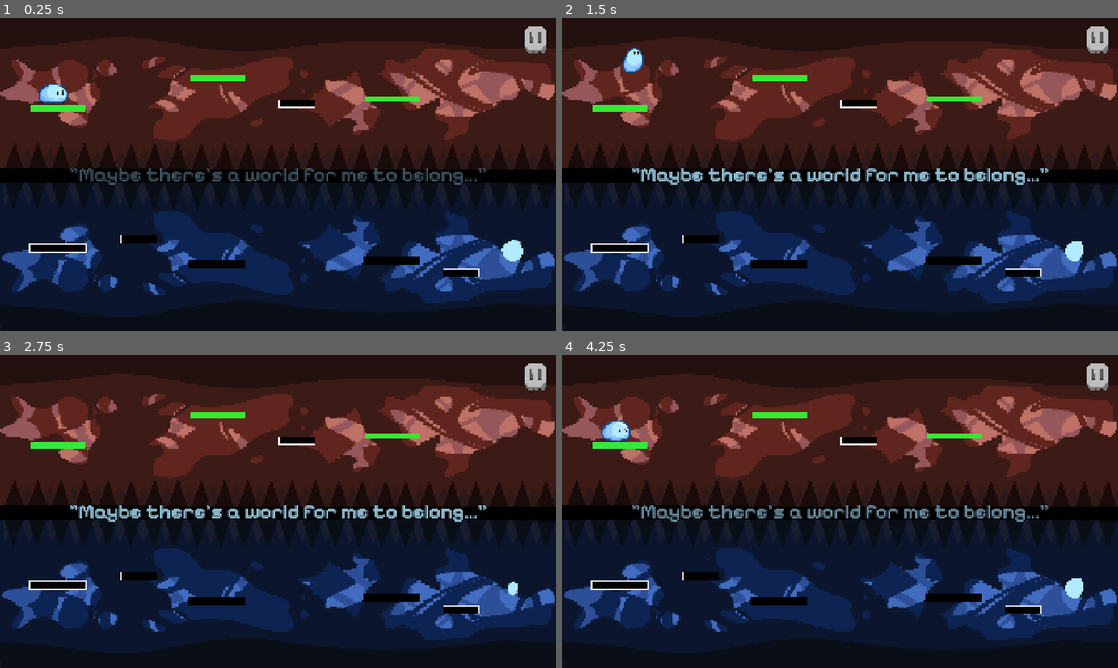
Above: before the commit, frames 1-4 (two rows, left to right).
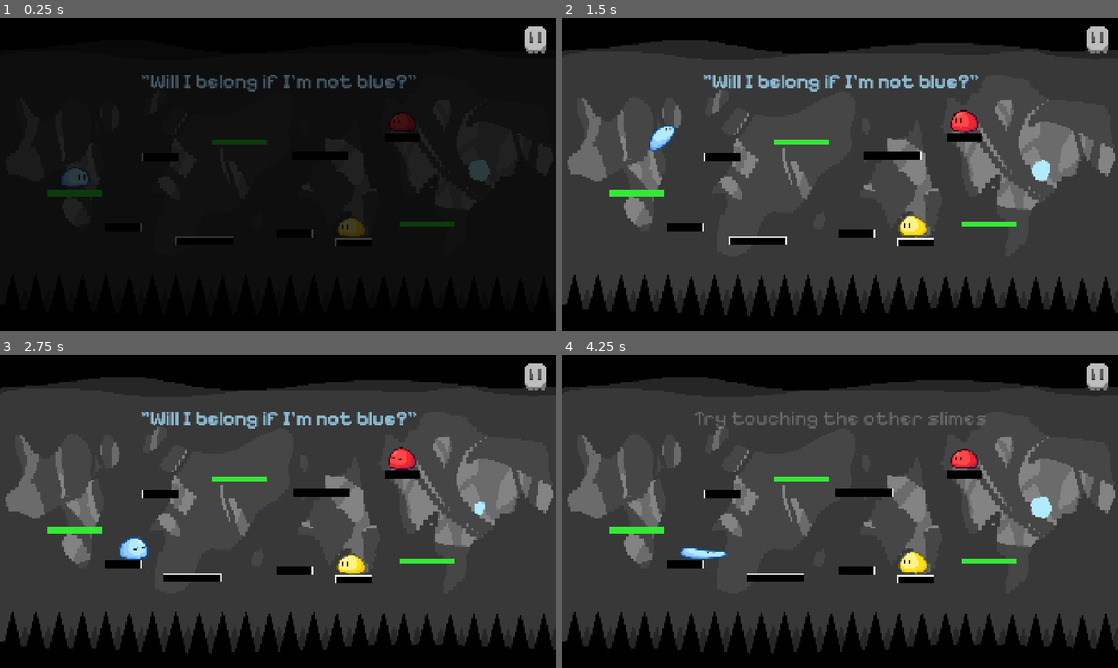
Above: after the commit, the same moments.

Repository: JianiLi98/Blue-Haven
Game: Godot game, scene res://scenes/Main2.tscn
Same seed, same stepped clock (60 frames per second), same inputs: the game is played once before the commit and once after it. Before the commit the project starts from res://scenes/Main3.tscn.
Inputs:
- Up to frame 1 (0.25 s): no input
- Up to frame 2 (1.5 s): hold Space (jump) 0.53-1.28 s; hold Up (ui_up) from 0.53 s (still down); tap Space (jump) at 1.35 s
- Up to frame 3 (2.75 s): tap Space (jump) at 1.52, 1.82 s; release Up (ui_up) at 2.03 s; hold Down (ui_down) from 2.03 s (still down); hold Space (jump) from 2.03 s (still down)
- Up to frame 4 (4.25 s): release Down (ui_down) at 2.78 s; release Space (jump) at 2.78 s; hold Up (ui_up) from 2.78 s (still down); tap Space (jump) at 2.85, 3.02, 3.32 s; hold Space (jump) from 3.53 s (still down)

The runs differ from the first frame. In frame 1, 80% of the frame differs, in the area x 0-100%, y 0-100%; in frame 2, 90%; in frame 3, 90%; in frame 4, 90%.

Commit message:
modify control lock for slime switch

Diff:
--- a/project.godot
+++ b/project.godot
@@ -11,7 +11,7 @@
 [application]
 
 config/name="Slime-Go"
-run/main_scene="uid://cf5o6l0snnfjl"
+run/main_scene="uid://c4y3o5dfbpjdw"
 config/features=PackedStringArray("4.4", "Forward Plus")
 config/icon="res://icon.svg"
 
--- a/scenes/switch.gd
+++ b/scenes/switch.gd
@@ -1,6 +1,6 @@
 extends Area2D
 
-@export var target_anim: StringName = &"purple"   # 撞红→紫
+@export var target_anim: StringName = &"purple"   # 撻红→紫
 @export var effect_anim: StringName = &"color"
 @export var hide_player_during_fx := true
 @export var delay_seconds := 2
@@ -25,6 +25,8 @@
 		fx.animation_finished.connect(_on_fx_done)
 
 func _on_enter(b: Node) -> void:
+	if _done:
+		return
 
 	if not b.has_method("set_idle_palette"):
 		push_warning("body 没有 set_idle_palette(): %s" % b.name)
@@ -34,14 +36,28 @@
 
 	player = b
 	shape.disabled = true
+
+	# 锁定玩家控制（播放特效期间禁止一切操作）
+	if player.has_method("lock_controls"):
+		player.call("lock_controls", true)
+
 	if vis:
 		vis.visible = false
 	if hide_player_during_fx:
 		player.visible = false
 
-	reappear_pos = (player as Node2D).global_position
+	var n2d := player as Node2D
+	if n2d:
+		reappear_pos = n2d.global_position
+	else:
+		reappear_pos = global_position
 
-	if fx and fx.sprite_frames and fx.sprite_frames.has_animation(effect_anim):
+	var has_color_fx := false
+	if fx and fx.sprite_frames:
+		if fx.sprite_frames.has_animation(effect_anim):
+			has_color_fx = true
+
+	if has_color_fx:
 		fx.sprite_frames.set_animation_loop(effect_anim, true)
 		fx.global_position = reappear_pos
 		fx.visible = true
@@ -62,14 +78,14 @@
 	pass
 
 func _apply_and_cleanup() -> void:
-
 	if fx:
 		fx.visible = false
+
 	if is_instance_valid(player):
-		var n2d = player as Node2D
+		var n2d := player as Node2D
 		if n2d:
 			n2d.global_position = reappear_pos
-		var body = player as CharacterBody2D
+		var body := player as CharacterBody2D
 		if body:
 			body.velocity = Vector2.ZERO
 
@@ -77,30 +93,37 @@
 		player.call("set_idle_palette", target_anim)
 
 		# 2) BlueAnim 绝对 1.0 并锁脚底
-		var blue = (player as Node).get_node_or_null("BlueAnim") as AnimatedSprite2D
+		var blue := (player as Node).get_node_or_null("BlueAnim") as AnimatedSprite2D
 		if blue:
 			_scale_keep_feet_world(blue, target_anim, 1.0)
 
 		# 3) JumpAnim 绝对 2.0 并锁脚底（以 pur_jump 为基准；若没有则退回 jump）
-		var jump = (player as Node).get_node_or_null("JumpAnim") as AnimatedSprite2D
+		var jump := (player as Node).get_node_or_null("JumpAnim") as AnimatedSprite2D
 		if jump:
-			#SoundManager.stop_sfx("jump")
-			#SoundManager.play_sfx("heavyJump")
-			var basis_anim = "jump"
-			if jump.sprite_frames and jump.sprite_frames.has_animation("pur_jump"):
-				basis_anim = "pur_jump"
+			var basis_anim := "jump"
+			if jump.sprite_frames:
+				if jump.sprite_frames.has_animation("pur_jump"):
+					basis_anim = "pur_jump"
 			_scale_keep_feet_world(jump, basis_anim, 2.0)
 
 		# 缩放会改变脚底高度 → 缩放后立即对齐当前状态（可选但更稳）
 		if player.has_method("align_jump_to_idle_baseline_current"):
 			player.call("align_jump_to_idle_baseline_current")
 
+		# 显示玩家
 		player.visible = true
+
+		# 解锁玩家控制
+		if player.has_method("lock_controls"):
+			player.call("lock_controls", false)
+
 	queue_free()
 
 # 绝对缩放到 target_scale，并保持“脚底 y”不变
 func _scale_keep_feet_world(spr, anim, target_scale) -> void:
-	if spr == null or spr.sprite_frames == null:
+	if spr == null:
+		return
+	if spr.sprite_frames == null:
 		return
 	if not spr.sprite_frames.has_animation(anim):
 		return
--- a/scenes/yellowswitch.gd
+++ b/scenes/yellowswitch.gd
@@ -38,6 +38,10 @@
 	if hide_player_during_fx:
 		player.visible = false
 
+	# ★ 锁定玩家控制（特效期间禁止任何操作）
+	if player.has_method("lock_controls"):
+		player.call("lock_controls", true)
+
 	reappear_pos = (player as Node2D).global_position
 
 	if fx and fx.sprite_frames and fx.sprite_frames.has_animation(effect_anim):
@@ -74,7 +78,7 @@
 		# 1) 切到 green（Player 内部会把 charge/jump 切到 green_char/green_jump）
 		player.call("set_idle_palette", target_anim)
 
-		# 2) BlueAnim 绝对 1.0 并锁脚底
+		# 2) BlueAnim 绝对 1.0 并锁脚底（你的版本是 1.2，这里保持 1.2）
 		var blue = (player as Node).get_node_or_null("BlueAnim") as AnimatedSprite2D
 		if blue:
 			_scale_keep_feet_world(blue, target_anim, 1.2)
@@ -92,6 +96,11 @@
 			player.call("align_jump_to_idle_baseline_current")
 
 		player.visible = true
+
+		# ★ 解锁玩家控制（特效结束）
+		if player.has_method("lock_controls"):
+			player.call("lock_controls", false)
+
 	queue_free()
 
 # 绝对缩放到 target_scale，并保持“脚底 y”不变
--- a/scripts/Player.gd
+++ b/scripts/Player.gd
@@ -1,4 +1,6 @@
 extends CharacterBody2D
+
+var controls_locked := false
 
 var jump_charge_name: StringName = &"charge"
 var jump_jump_name: StringName   = &"jump"
@@ -84,6 +86,11 @@
 	_play_idle()
 
 # --------- 工具函数（不用 abs/max） ----------
+func lock_controls(val: bool) -> void:
+	controls_locked = val
+	if val:
+		velocity = Vector2.ZERO
+
 func _vy_mag(v: float) -> float:
 	if v < 0.0:
 		return -v
@@ -108,6 +115,11 @@
 
 # --------- 主逻辑 ----------
 func _physics_process(delta: float) -> void:
+	if controls_locked:
+		velocity = Vector2.ZERO
+		move_and_slide()
+		return
+
 	# 只在空中放大重力，统一加快上升和下降节奏
 	if state != State.STUCK and not is_on_floor():
 		velocity.y += (GRAVITY * pace) * delta
--- a/scripts/gravity.gd
+++ b/scripts/gravity.gd
@@ -22,7 +22,7 @@
 
 @onready var blue_anim: AnimatedSprite2D = $BlueAnim
 @onready var jump_anim: AnimatedSprite2D = $JumpAnim
-@onready var collider: CollisionShape2D = $CollisionShape2D
+@onready var collider: CollisionShape2D   = $CollisionShape2D
 
 var jump_sfx_name: String = "jump"
 
@@ -34,20 +34,56 @@
 @export var only_flip_on_floor := false
 @export var mirror_guard: float = 6.0
 
-@export var place_eps_up: float = 0.0        # 翻到上面世界的留白
-@export var place_eps_down: float = 0.0      # 翻到下面世界的留白
+@export var place_eps_up: float = 0.0
+@export var place_eps_down: float = 0.0
 @export var snap_len: float = 16.0
 @export var extra_down_offset: float = 0.0
 
 var _last_flip_time := -999.0
 var _is_flipping := false
-var inverted := false   # false: 正常  true: 倒置
+var inverted := false
 
 # ---------- SFX names ----------
 @export var sfx_flip_down: String = "down"
 @export var sfx_flip_up:   String = "up"
 
-# ----------------- Anim helpers（无三元版） -----------------
+# ---------- Jump pacing & animation ----------
+const JUMP_ANIM_BASE_DUR := 0.6
+const CHARGE_ANIM_SPEED_RANGE := Vector2(0.8, 2.0)
+const MIN_PACE := 1.0
+const MAX_PACE := 2.0
+
+var pace := 1.0
+
+# ---------- Transform / Palette ----------
+var idle_palette: StringName = &"blue"
+var in_ocean := false
+
+func set_in_ocean(val: bool) -> void:
+	in_ocean = val
+
+func set_idle_palette(new_palette: StringName) -> void:
+	# 切换待机调色板，并同步 charge/jump 动画名与音效
+	idle_palette = new_palette
+	if String(new_palette) == "purple":
+		jump_charge_name = &"pur_char"
+		jump_jump_name   = &"pur_jump"
+		jump_sfx_name    = "heavyJump"
+	elif String(new_palette) == "green":
+		jump_charge_name = &"green_char"
+		jump_jump_name   = &"green_jump"
+		jump_sfx_name    = "heavyJump"
+	else:
+		jump_charge_name = &"charge"
+		jump_jump_name   = &"jump"
+		jump_sfx_name    = "jump"
+
+	# 若当前在地面且处于 idle/stuck，则立即切到新待机动画
+	if is_on_floor():
+		if state == State.STATIC or state == State.STUCK:
+			_play_idle()
+
+# ----------------- Anim helpers -----------------
 func _feet_world_y_for(spr: AnimatedSprite2D, anim_name: StringName) -> float:
 	if spr == null:
 		return 0.0
@@ -66,8 +102,8 @@
 	var down_local: Vector2
 	var up_local: Vector2
 	if spr.centered:
-		down_local = Vector2(0.0,  half)  # 底边（正常站立的脚）
-		up_local   = Vector2(0.0, -half)  # 顶边（倒置时的“脚”）
+		down_local = Vector2(0.0,  half)
+		up_local   = Vector2(0.0, -half)
 	else:
 		down_local = Vector2(0.0, h)
 		up_local   = Vector2(0.0, 0.0)
@@ -82,29 +118,70 @@
 	return spr.to_global(bottom_local).y
 
 func _align_jump_to_idle_baseline_for(anim_name: StringName) -> void:
-	var idle_anim_name: StringName = &"blue"
-	if blue_anim.sprite_frames == null or not blue_anim.sprite_frames.has_animation(idle_anim_name):
+	var idle_anim_name: StringName = idle_palette
+	if blue_anim.sprite_frames == null:
+		idle_anim_name = blue_anim.animation
+	elif not blue_anim.sprite_frames.has_animation(idle_anim_name):
 		idle_anim_name = blue_anim.animation
 
 	var idle_bottom := _feet_world_y_for(blue_anim, idle_anim_name)
 	var jump_bottom := _feet_world_y_for(jump_anim, anim_name)
 	var dy := idle_bottom - jump_bottom
 	jump_anim.global_position.y += dy
+
+func align_jump_to_idle_baseline_current() -> void:
+	# 供道具触发后对齐（外部会在缩放后调用）
+	if state == State.CHARGING:
+		_align_jump_to_idle_baseline_for(jump_charge_name)
+	else:
+		_align_jump_to_idle_baseline_for(jump_jump_name)
+
+# --------- 工具函数 ----------
+func _vy_mag(v: float) -> float:
+	if v < 0.0:
+		return -v
+	return v
+
+func _calc_flight_time(vy: float, g: float) -> float:
+	var vy_mag := _vy_mag(vy)
+	if g == 0.0:
+		return 0.0
+	return (vy_mag * 2.0) / g
+
+func _apply_jump_anim_speed(flight_time: float) -> void:
+	if flight_time <= 0.0:
+		jump_anim.speed_scale = 1.0
+		return
+	var scale := JUMP_ANIM_BASE_DUR / flight_time
+	if scale < 0.25:
+		scale = 0.25
+	elif scale > 3.5:
+		scale = 3.5
+	jump_anim.speed_scale = scale
 
 # ----------------- Anim -----------------
 func _play_idle():
 	blue_anim.visible = true
 	jump_anim.visible = false
 	blue_anim.flip_v = inverted
-	if blue_anim.sprite_frames and blue_anim.sprite_frames.has_animation(&"blue"):
-		if blue_anim.animation != &"blue" or not blue_anim.is_playing():
-			blue_anim.play(&"blue")
+
+	var anim_to_play: StringName = idle_palette
+	var can_play := false
+	if blue_anim.sprite_frames:
+		if blue_anim.sprite_frames.has_animation(anim_to_play):
+			can_play = true
+	if not can_play:
+		anim_to_play = &"blue"
+
+	if blue_anim.animation != anim_to_play or not blue_anim.is_playing():
+		blue_anim.play(anim_to_play)
 
 func _play_charge():
 	blue_anim.visible = false
 	jump_anim.visible = true
 	jump_anim.flip_v = inverted
 	jump_anim.play(jump_charge_name)
+	jump_anim.speed_scale = CHARGE_ANIM_SPEED_RANGE.x
 	_align_jump_to_idle_baseline_for(jump_charge_name)
 
 func _play_jump():
@@ -126,12 +203,13 @@
 	elif Input.is_action_just_pressed("ui_up") and inverted:
 		_flip_to(false)
 
-	# gravity
+	# gravity（空中时用 pace 放大重力；倒置则取反方向）
 	if state != State.STUCK and not is_on_floor():
+		var g := GRAVITY * pace
 		if inverted:
-			velocity.y += -GRAVITY * delta
+			velocity.y += -g * delta
 		else:
-			velocity.y += GRAVITY * delta
+			velocity.y += g * delta
 
 	# start charge on floor
 	if is_on_floor():
@@ -142,11 +220,13 @@
 				charge_time = 0.0
 				_play_charge()
 
-	# charging
+	# charging（推进蓄力动画的速度 0.8 → 2.0）
 	if state == State.CHARGING and Input.is_action_pressed("jump"):
 		charge_time += delta
 		if charge_time > MAX_CHARGE_TIME:
 			charge_time = MAX_CHARGE_TIME
+
+		# 清水平速度
 		var step := 2000.0 * delta
 		if velocity.x > 0.0:
 			velocity.x -= step
@@ -157,7 +237,15 @@
 			if velocity.x > 0.0:
 				velocity.x = 0.0
 
-	# release to jump
+		# 蓄力动画速度插值
+		var k := charge_time / MAX_CHARGE_TIME
+		if k < 0.0:
+			k = 0.0
+		if k > 1.0:
+			k = 1.0
+		jump_anim.speed_scale = lerp(CHARGE_ANIM_SPEED_RANGE.x, CHARGE_ANIM_SPEED_RANGE.y, k)
+
+	# release to jump（关键：与正向完全等价）
 	if state == State.CHARGING and Input.is_action_just_released("jump"):
 		SoundManager.stop_sfx("charge")
 		SoundManager.play_sfx(jump_sfx_name)
@@ -167,35 +255,59 @@
 			t = 0.0
 		if t > 1.0:
 			t = 1.0
-		t = t ** 1.4
-
-		var jump_v := MIN_JUMP_V + (MAX_JUMP_V - MIN_JUMP_V) * t
+		t = pow(t, 1.4)
+
+		# —— 基线（未加速重力）用于求应得位移 —— #
+		var base_vy := MIN_JUMP_V + (MAX_JUMP_V - MIN_JUMP_V) * t  # 负值向上
 		if inverted:
-			jump_v = -jump_v
+			base_vy = -base_vy
+
+		var base_flight := _calc_flight_time(base_vy, GRAVITY)
+		if base_flight <= 0.0:
+			base_flight = 0.001
 
 		var base_h := MIN_H_SPEED + (MAX_H_SPEED - MIN_H_SPEED) * t
-		var vabs := jump_v
-		if vabs < 0.0:
-			vabs = -vabs
-		var flight_time := vabs * 2.0 / GRAVITY
-		if flight_time < 0.0001:
-			flight_time = 0.0001
-		var h_cap := DIST_MAX / flight_time
-		var h_speed := base_h
-		if h_speed > h_cap:
-			h_speed = h_cap
-		h_speed *= float(facing)
-
-		velocity.x = h_speed
-		velocity.y = jump_v
+
+		# 求基线的“应得水平距离”，夹到 DIST_MAX
+		var unclamped_dist := base_h * base_flight
+		var target_dist := unclamped_dist
+		if target_dist > DIST_MAX:
+			target_dist = DIST_MAX
+		if target_dist < 0.0:
+			target_dist = 0.0
+
+		# —— 只用 pace 放大“重力”来加快整体节奏（Vy 不变） —— #
+		pace = MIN_PACE + (MAX_PACE - MIN_PACE) * t
+		if pace <= 0.0:
+			pace = 0.01
+
+		# 加强重力后的飞行时间（方向已在 Vy）
+		var new_flight := _calc_flight_time(base_vy, GRAVITY * pace)
+		if new_flight <= 0.0:
+			new_flight = 0.001
+
+		# 反推水平速度，使总水平位移 == target_dist
+		var need_vx := 0.0
+		if new_flight > 0.0:
+			need_vx = (target_dist / new_flight) * float(facing)
+
+		# 应用起跳速度
+		velocity.x = need_vx
+		velocity.y = base_vy
 		floor_snap_length = 0.0
 
 		state = State.JUMPING
+		_apply_jump_anim_speed(new_flight)  # 动画节奏匹配飞行时间
 		_play_jump()
 
-	# air horizontal damping
+	# Air control（轻微空控：只会缩短距离，不会变远）
 	if state == State.JUMPING and not is_on_floor():
 		velocity.x = lerp(velocity.x, 0.0, AIR_CONTROL * delta)
+
+	# Ocean effect（可选：如需水中迟滞）
+	if in_ocean:
+		velocity.y = lerp(velocity.y, 150.0, 0.15)
+		velocity.x = lerp(velocity.x, 0.0, 0.15)
 
 	# move
 	move_and_slide()
@@ -234,7 +346,7 @@
 		return
 	_is_flipping = true
 
-	# 若在蓄力中翻转，先停掉蓄力音并回到静止（可选但更稳）
+	# 若在蓄力中翻转，先停掉蓄力音并回到静止（更稳）
 	if state == State.CHARGING:
 		SoundManager.stop_sfx("charge")
 		state = State.STATIC
@@ -290,7 +402,7 @@
 	blue_anim.flip_v = inverted
 	jump_anim.flip_v = inverted
 
-	# 一帧内强力贴地：放大 snap，并给一个很小的“朝向地面”的速度
+	# 一帧内强力贴地
 	var old_snap := floor_snap_length
 	if snap_len > 48.0:
 		floor_snap_length = snap_len
@@ -319,7 +431,7 @@
 	_last_flip_time = now
 	_is_flipping = false
 
-	# 翻转音效：向下 / 向上
+	# 翻转音效
 	if target_inverted:
 		SoundManager.play_sfx(sfx_flip_down)
 	else:
